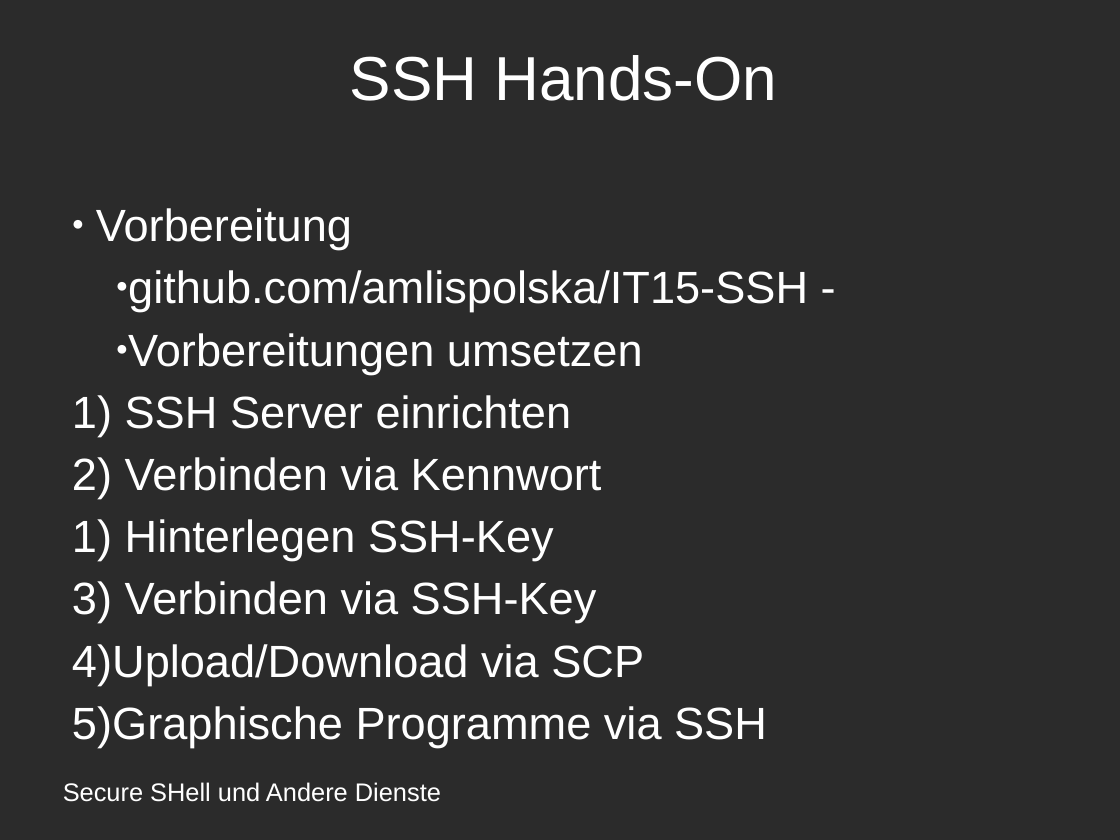
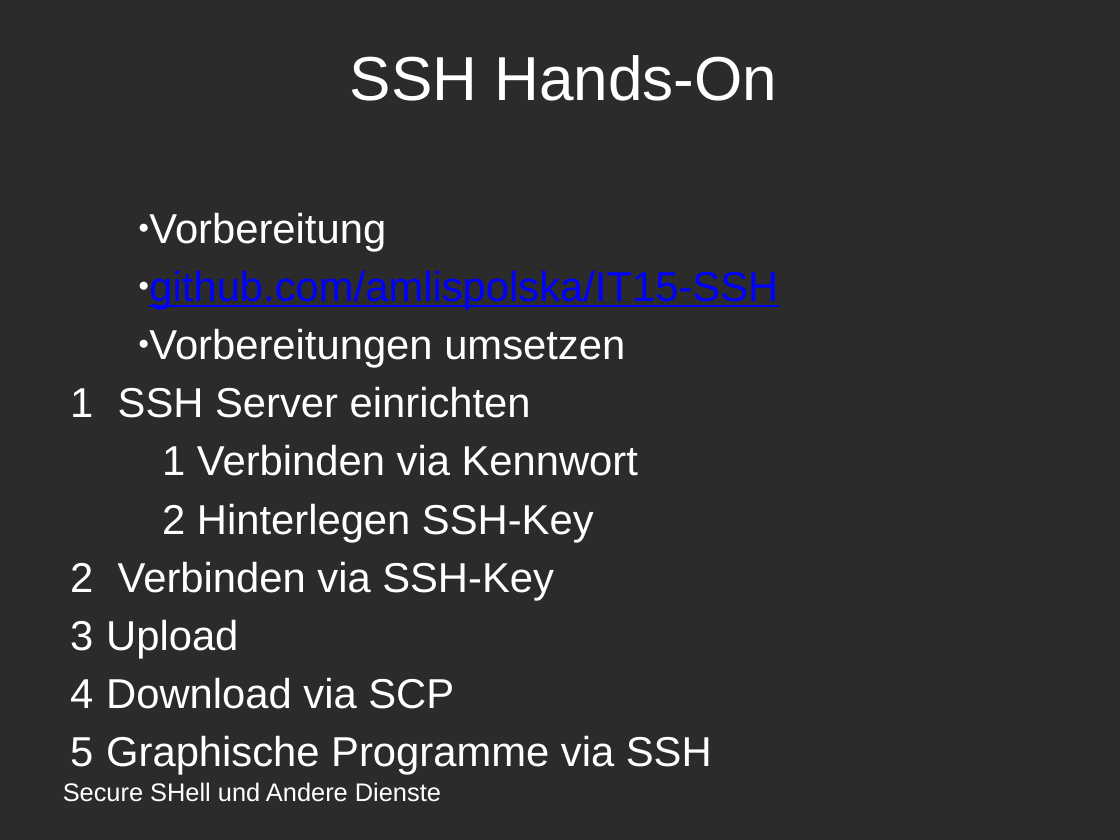
Before and after one commit to amlispolska/SSH-Projekt, a slide deck: slide 18 of ssh-presentation.odp. Drawn at 1120x840 pixels with LibreOffice and Linux fonts; fonts in the diff are those of the drawing; background and template pictures are left out; a plain dark background stands for a picture behind light text. Boxes give left, top, right and bottom in pixels: in the first picture for what was removed or moved away, otherwise in the second. Text is boxed around its words. In the diff, an @@ line names an element or a change of style, - is before the commit and + after.

```diff
--- a/ssh-presentation.odp
+++ b/ssh-presentation.odp
@@ text at (106,212,712,775): size 32 to 29.6 pt in "Vorbereitung", "Vorbereitungen umsetzen", "SSH Server einrichten", "Verbinden via Kennwort" and 3 more places; list level 1 to 2 in "Vorbereitung"; indent changed; bullet 1) to 1; list level 1 to 3 in "Verbinden via Kennwort" @@
@@ text at (149,270,778,310): text changed; size 32 to 29.6 pt; text colour #FFFFFF to #0000FF @@
-  ● github.com/amlispolska/IT15-SSH -
+  ● github.com/amlispolska/IT15-SSH
@@ text at (106,619,454,709): text changed; size 32 to 29.6 pt @@
-4) Upload/Download via SCP
+3 Upload
+4 Download via SCP
```
Also in this commit, not shown: 10 other slides changed, 1 other file.
